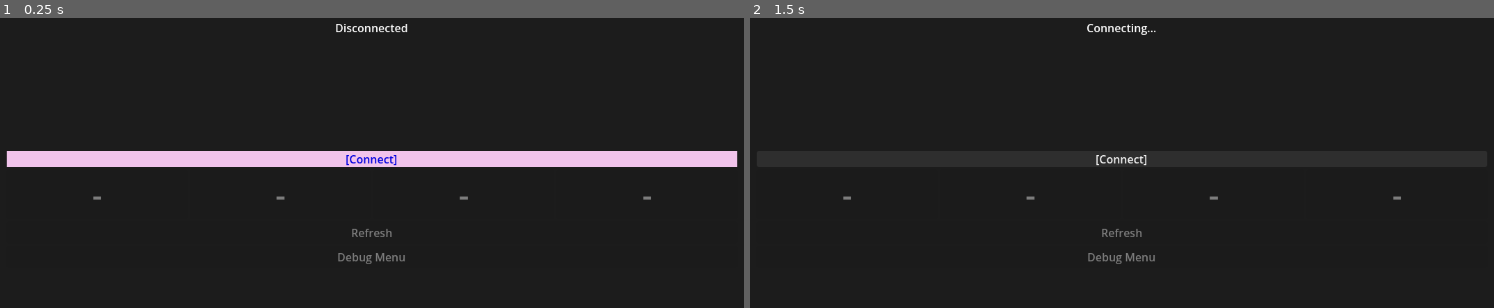
Above: before the commit, frames 1-2 (left to right).
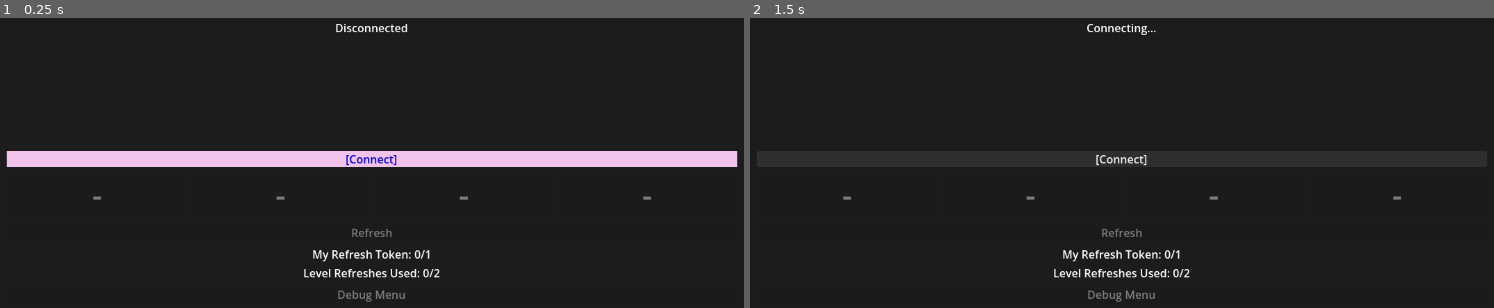
Above: after the commit, the same moments.

Repository: trake25/Corp-Tower
Game: Godot game, scene res://Cor/Scenes/Main.tscn
Same seed, same stepped clock (60 frames per second), same inputs: the game is played once before the commit and once after it.
Inputs:
- Up to frame 1 (0.25 s): no input
- Up to frame 2 (1.5 s): tap Enter at 0.5 s; click "[Connect]" at 1.25 s

The runs differ from the first frame. In frame 1, 0.8% of the frame differs, in the area x 40-60%, y 80-98%; in frame 2, 0.8%.

Commit message:
Refresh system Bug fixes

Diff:
--- a/src/Client/App/corp-tower/Cor/Scenes/Main.tscn
+++ b/src/Client/App/corp-tower/Cor/Scenes/Main.tscn
@@ -136,6 +136,18 @@
 unique_name_in_owner = true
 layout_mode = 2
 
+[node name="RefreshTokenLabel" type="Label" parent="Control/Panel/MarginContainer/VBoxContainer" unique_id=1581234448]
+unique_name_in_owner = true
+layout_mode = 2
+horizontal_alignment = 1
+vertical_alignment = 1
+
+[node name="RefreshUsesLabel" type="Label" parent="Control/Panel/MarginContainer/VBoxContainer" unique_id=1581234449]
+unique_name_in_owner = true
+layout_mode = 2
+horizontal_alignment = 1
+vertical_alignment = 1
+
 [node name="VBoxContainer" type="VBoxContainer" parent="Control/Panel/MarginContainer/VBoxContainer" unique_id=495796600]
 layout_mode = 2
 
--- a/src/Client/App/corp-tower/Cor/Scripts/Main.gd
+++ b/src/Client/App/corp-tower/Cor/Scripts/Main.gd
@@ -7,6 +7,8 @@
 @onready var place_block_button3 = %PlaceBlockButton3
 @onready var place_block_button4 = %PlaceBlockButton4
 @onready var refresh_button = %RefreshButton
+@onready var refresh_token_label = %RefreshTokenLabel
+@onready var refresh_uses_label = %RefreshUsesLabel
 
 @onready var debug_button = %DebugButton
 @onready var debug_panel =  %DebugPanel
@@ -103,6 +105,9 @@
 	refresh_button.disabled = true
 	refresh_button.pressed.connect(on_refresh_pressed)
 
+	refresh_token_label.text = "My Refresh Token: 0/1"
+	refresh_uses_label.text = "Level Refreshes Used: 0/2"
+
 	place_block_button1.pressed.connect(func(): on_block_pressed(0))
 	place_block_button2.pressed.connect(func(): on_block_pressed(1))
 	place_block_button3.pressed.connect(func(): on_block_pressed(2))
@@ -316,6 +321,8 @@
 	block_label.text = "Blocks: []"
 	refresh_button.text = "Refresh"
 	refresh_button.disabled = true
+	refresh_token_label.text = "My Refresh Token: 0/1"
+	refresh_uses_label.text = "Level Refreshes Used: 0/2"
 	update_inventory_ui([])
 
 
@@ -335,7 +342,10 @@
 
 	var scores_text = ""
 	var my_refresh_tokens = 0
-	var my_refresh_uses = 0
+	var my_refresh_uses_remaining = 0
+	var level_refreshes_used = 0
+	var max_refresh_tokens = int(data.get("maxRefreshTokens", 1))
+	var max_uses_per_level = int(data.get("maxRefreshUsesPerLevel", 2))
 
 	for i in range(data.players.size()):
 		var player = data.players[i]
@@ -346,15 +356,38 @@
 
 		if player.id == NetworkManager.player_id:
 			my_refresh_tokens = int(player.get("refreshTokens", 0))
-			my_refresh_uses = int(player.get("refreshUsesRemaining", 0))
+			my_refresh_uses_remaining = int(player.get("refreshUsesRemaining", 0))
 
 		if i < data.players.size() - 1:
 			scores_text += "\n"
 
 	score_label.text = scores_text
 
-
-	# find local player
+	# Per-player refresh token: how many tokens this player holds (e.g. 0/1)
+	refresh_token_label.text = "My Refresh Token: " + str(my_refresh_tokens) + "/" + str(max_refresh_tokens)
+
+	# Global level refresh counter: uses consumed this level (e.g. 1/2)
+	level_refreshes_used = max_uses_per_level - my_refresh_uses_remaining
+	refresh_uses_label.text = \
+		"Level Refreshes Used: " + str(level_refreshes_used) + "/" + str(max_uses_per_level)
+
+	# Disable refresh if:
+	# - player holds no token (0/1)
+	# - level-wide cap already reached (2/2)
+	# - within the final lockout window (last 10 seconds)
+	# - level is in a terminal state
+	var in_lockout = seconds_remaining <= 10 and state == "playing"
+
+	refresh_button.text = "Refresh"
+	refresh_button.disabled = \
+		my_refresh_tokens <= 0 or \
+		my_refresh_uses_remaining <= 0 or \
+		in_lockout or \
+		state == "failed" or \
+		state == "finished" or \
+		state == "game_completed"
+
+	# Update inventory buttons for local player
 	var my_blocks = []
 
 	for player in data.players:
@@ -363,16 +396,6 @@
 			break
 
 	update_inventory_ui(my_blocks)
-
-	refresh_button.text = \
-		"Refresh (" + str(my_refresh_tokens) + "/" + str(my_refresh_uses) + ")"
-
-	refresh_button.disabled = \
-		my_refresh_tokens <= 0 or \
-		my_refresh_uses <= 0 or \
-		state == "failed" or \
-		state == "finished" or \
-		state == "game_completed"
 
 
 ## Update Inventory System
Not shown, changed: src/Client/App/corp-tower/Cor/Scripts/Main.gd.uid
Not shown, changed: src/Server/Game_Engine.js
